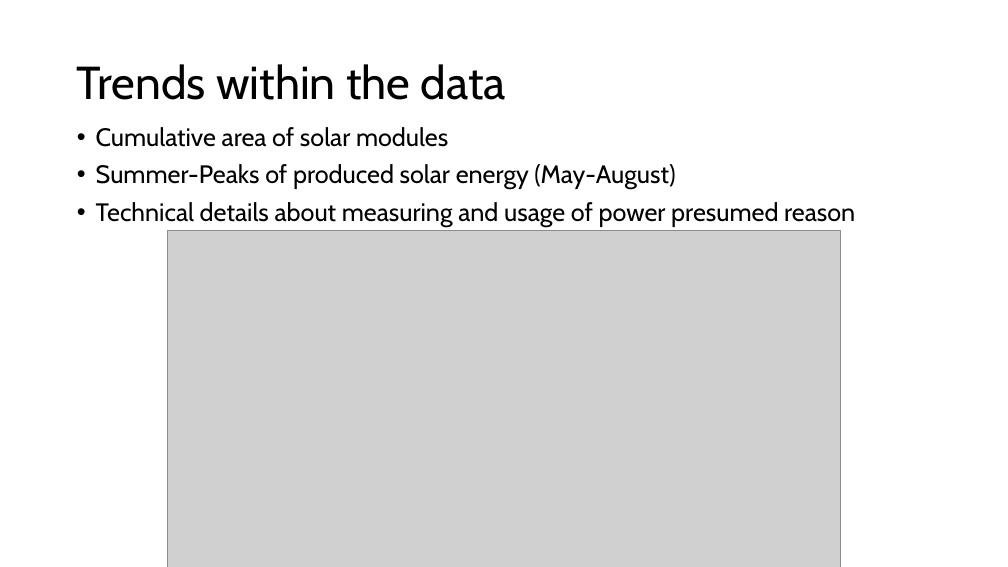
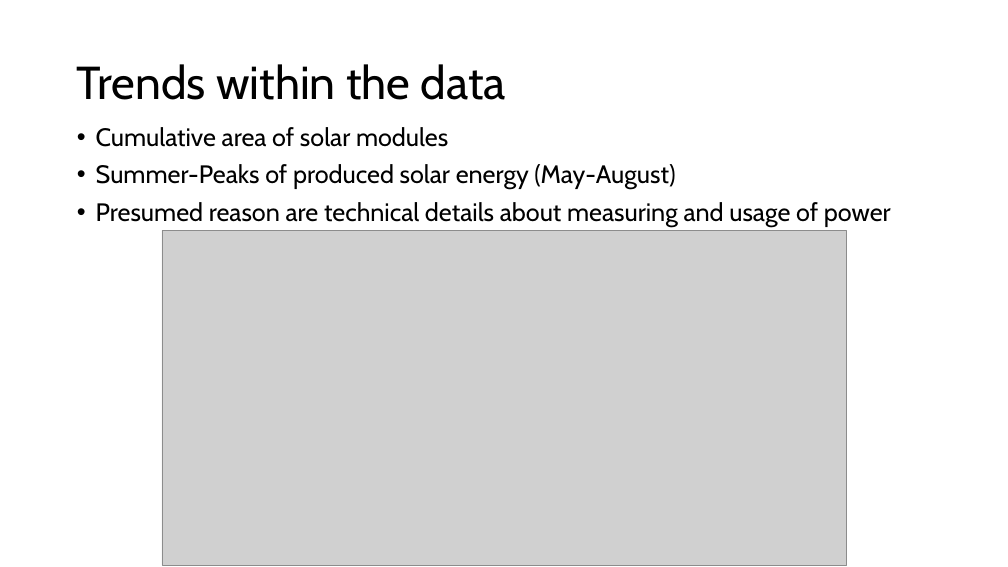
Before and after one commit to raminsdp/Energy_Production_data_repo, a slide deck: slide 8 of Solar_Project_EDA.pptx (slide 7 before the commit). Drawn at 1008x567 pixels with LibreOffice and Linux fonts; fonts in the diff are those of the drawing; grey boxes stand for pictures. Boxes give left, top, right and bottom in pixels: in the first picture for what was removed or moved away, otherwise in the second. Text is boxed around its words. In the diff, an @@ line names an element or a change of style, - is before the commit and + after.

```diff
--- a/Solar_Project_EDA.pptx
+++ b/Solar_Project_EDA.pptx
@@ text at <box>96,202,891,227</box>: text changed @@
-• Technical details about measuring and usage of power presumed reason
+• Presumed reason are technical details about measuring and usage of power
@@ picture: place and size @@
-picture at <box>167,231,841,567</box>
+picture at <box>162,231,846,566</box>
```
Also in this commit, not shown: 2 other slides changed, 2 slides added, 3 other files.
